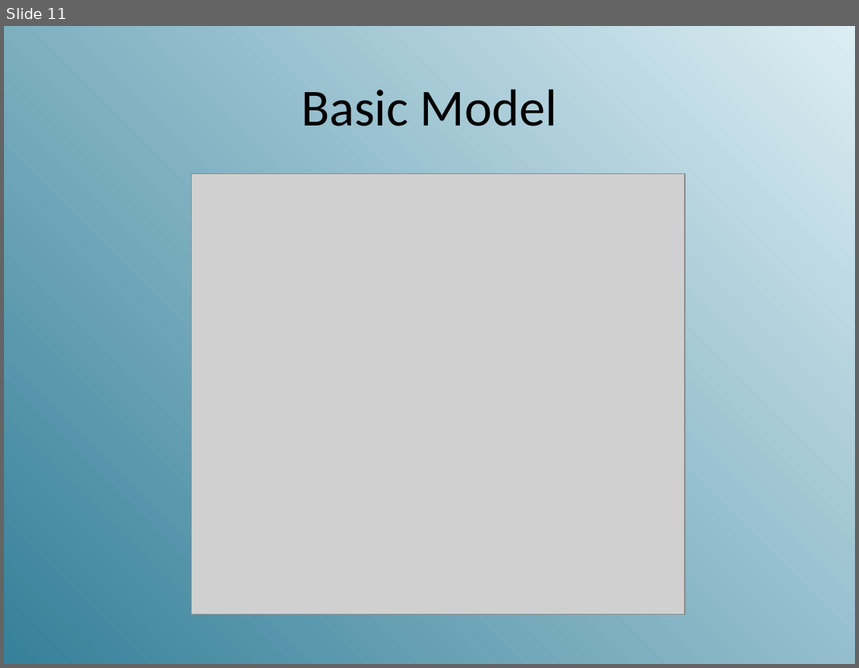
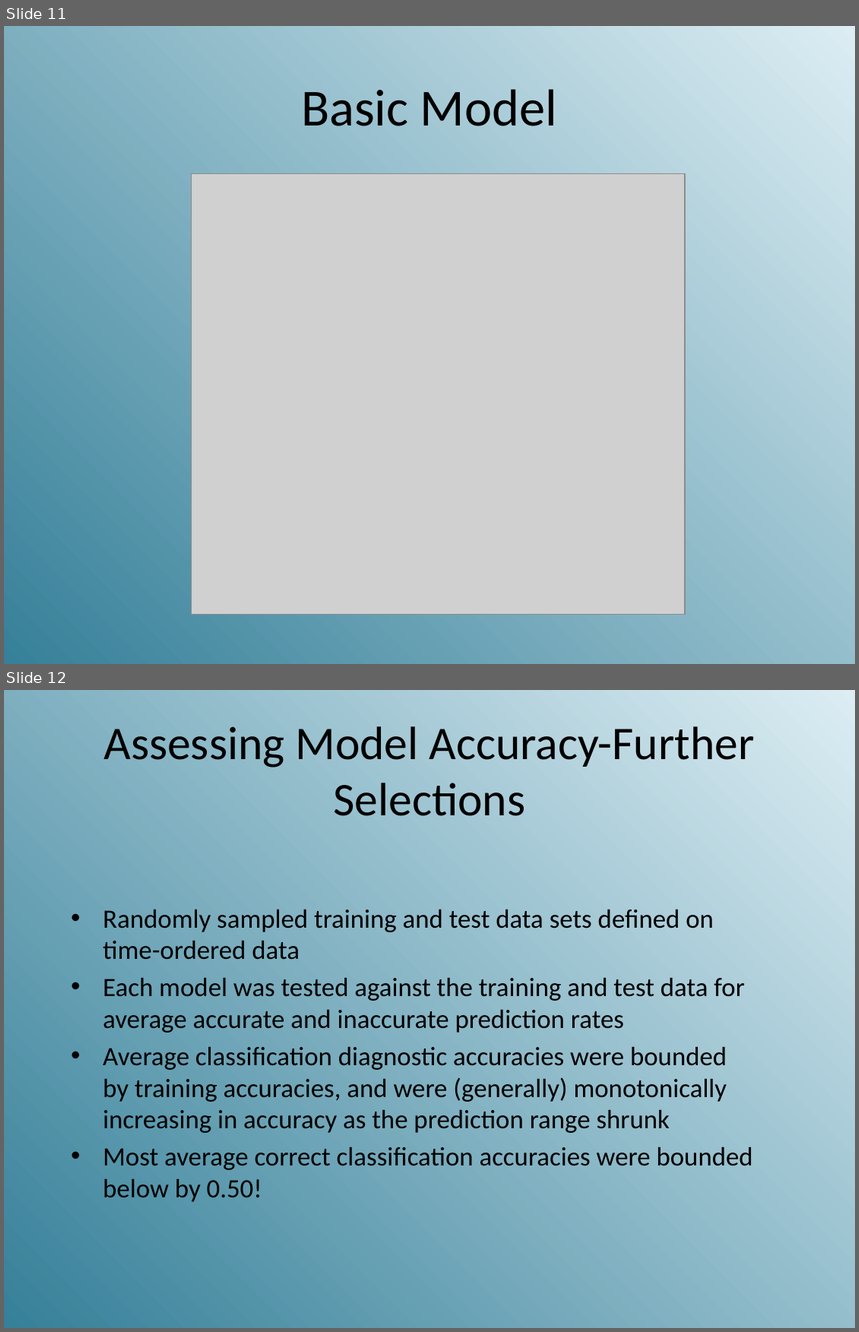
Before and after one commit to Kgatliffe/new_weather_data, a slide deck: Gatliffe-Panter-Zhang.pptx. Shown one above the other, each under a label of ours: slide 11 before the commit, slides 11 and 12 after it. The pictures are 859x668 and 859x1332 pixels, drawn with LibreOffice and Linux fonts; fonts in the diff are those of the drawing; grey boxes stand for pictures. Boxes give left, top, right and bottom in pixels: in the first picture for what was removed or moved away, otherwise in the second. Text is boxed around its words. In the diff, an @@ line names an element or a change of style, - is before the commit and + after.

```diff
--- a/Gatliffe-Panter-Zhang.pptx
+++ b/Gatliffe-Panter-Zhang.pptx
@@ slide 12 added at (4,690,855,1328), background gradient #DCEDF3 to #368099 @@
@@ title added at (104,726,754,816), 39.6 pt, text #000000 @@
+Assessing Model Accuracy-Further Selections
@@ text added at (103,909,753,1202), 22.4 pt, text #000000 @@
+• Randomly sampled training and test data sets defined on time-ordered data
+• Each model was tested against the training and test data for average accurate and inaccurate prediction rates
+• Average classification diagnostic accuracies were bounded by training accuracies, and were (generally) monotonically increasing in accuracy as the prediction range shrunk
+• Most average correct classification accuracies were bounded below by 0.50!
```
Also in this commit, not shown: 3 other slides added, 1 other file.
